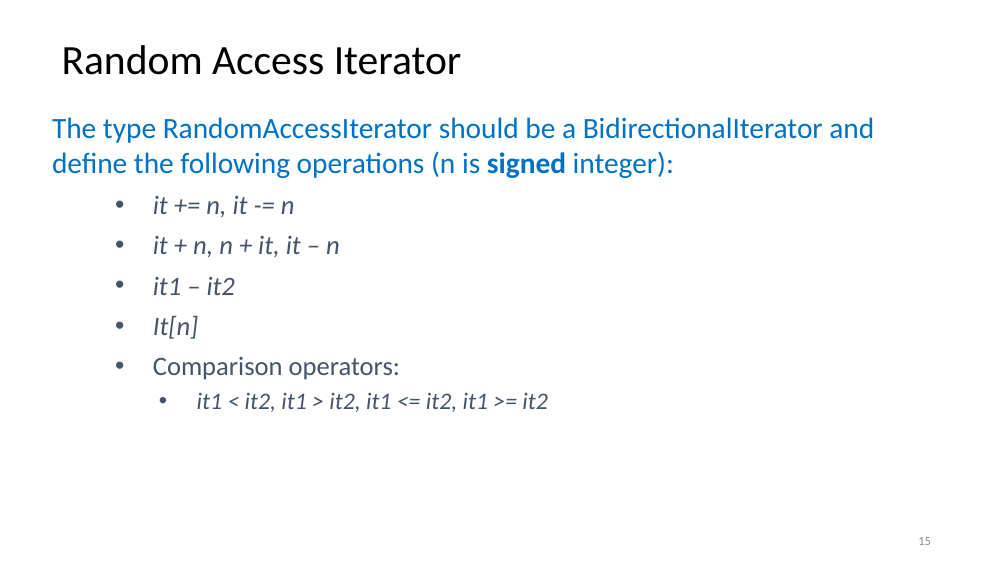
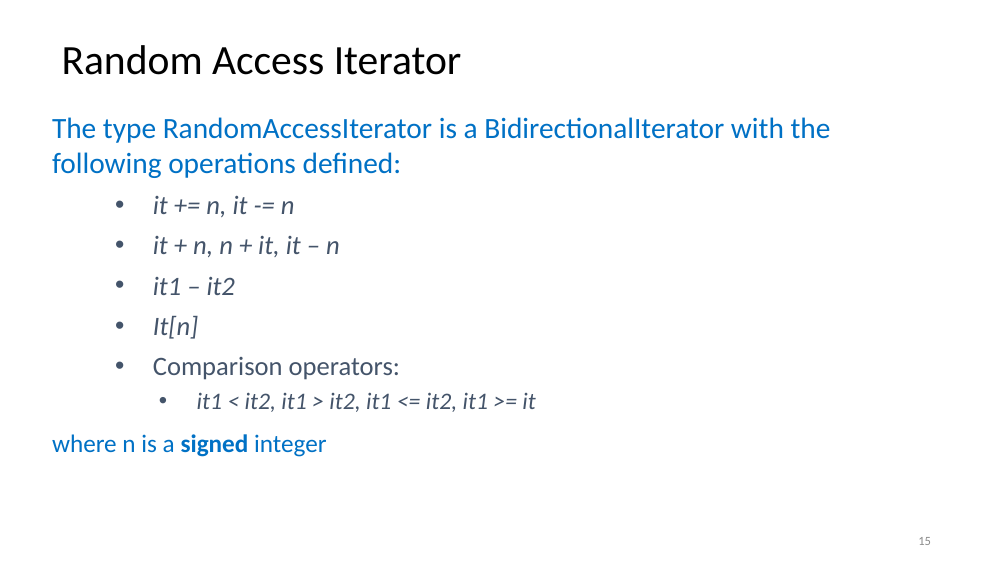
Before and after one commit to rarutyun/cpp-courses, a slide deck: slide 15 of 08_iterators/08_iterators.pptx. Drawn at 1008x567 pixels with LibreOffice and Linux fonts; fonts in the diff are those of the drawing. Boxes give left, top, right and bottom in pixels: in the first picture for what was removed or moved away, otherwise in the second. Text is boxed around its words. In the diff, an @@ line names an element or a change of style, - is before the commit and + after.

```diff
--- a/08_iterators/08_iterators.pptx
+++ b/08_iterators/08_iterators.pptx
@@ text at [52, 117, 831, 178]: text changed @@
-The type RandomAccessIterator should be a BidirectionalIterator and define the following operations (n is signed integer):
+The type RandomAccessIterator is a BidirectionalIterator with the following operations defined:
@@ text at [52, 392, 535, 457]: text changed @@
-      • it1 < it2, it1 > it2, it1 <= it2, it1 >= it2
+      • it1 < it2, it1 > it2, it1 <= it2, it1 >= it
+where n is a signed integer
```
Also in this commit, not shown: 15 other slides changed.
